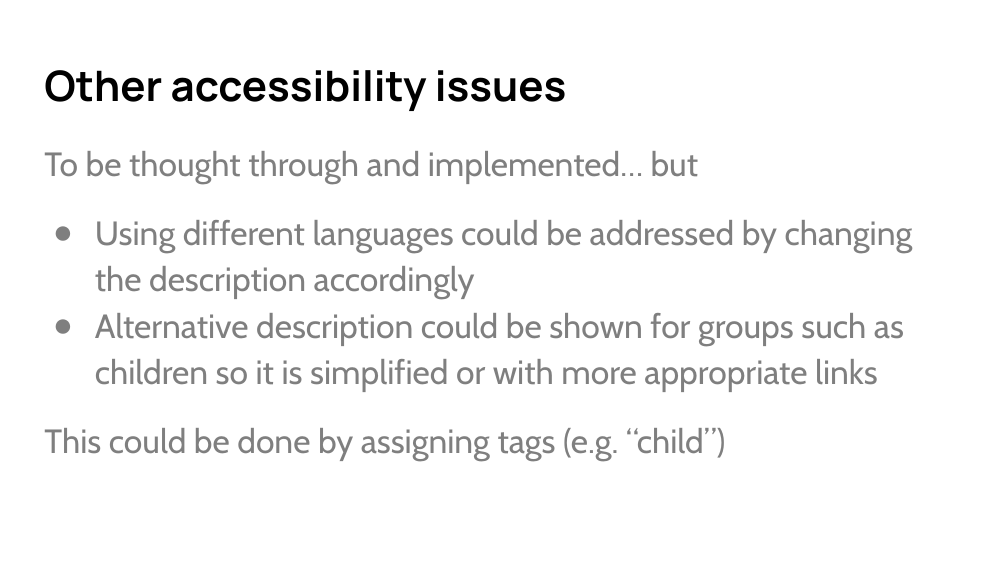
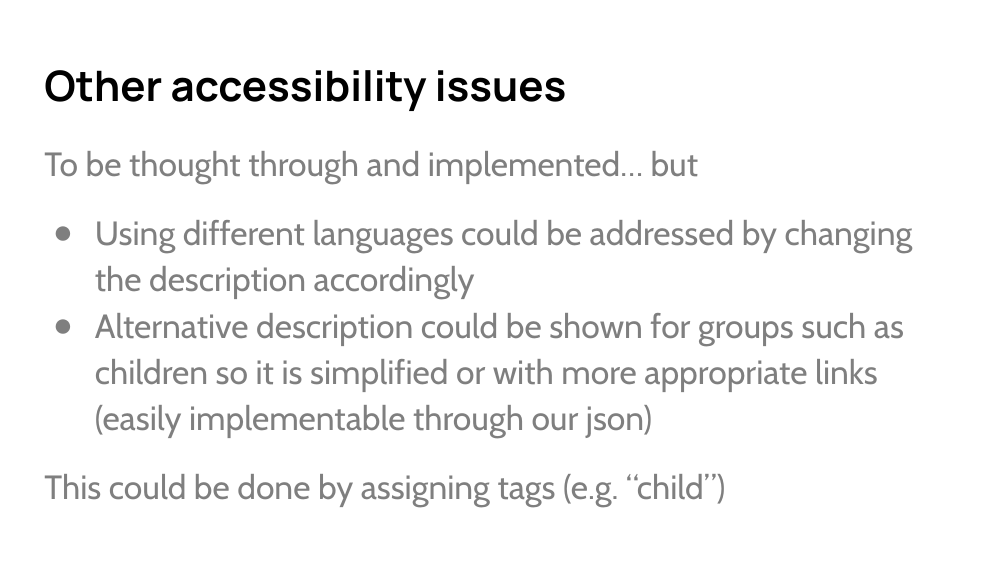
Before and after one commit to Glasgow19/team-5, a slide deck: slide 12 of presentation.pptx (slide 9 before the commit). Drawn at 1008x567 pixels with LibreOffice and Linux fonts; fonts in the diff are those of the drawing. Boxes give left, top, right and bottom in pixels: in the first picture for what was removed or moved away, otherwise in the second. Text is boxed around its words. In the diff, an @@ line names an element or a change of style, - is before the commit and + after.

```diff
--- a/presentation.pptx
+++ b/presentation.pptx
@@ text at [95,313,904,438]: text changed @@
-● Alternative description could be shown for groups such as children so it is simplified or with more appropriate links
+● Alternative description could be shown for groups such as children so it is simplified or with more appropriate links (easily implementable through our json)
```
Also in this commit, not shown: 8 other slides changed, 6 slides added, 2 slides removed.
